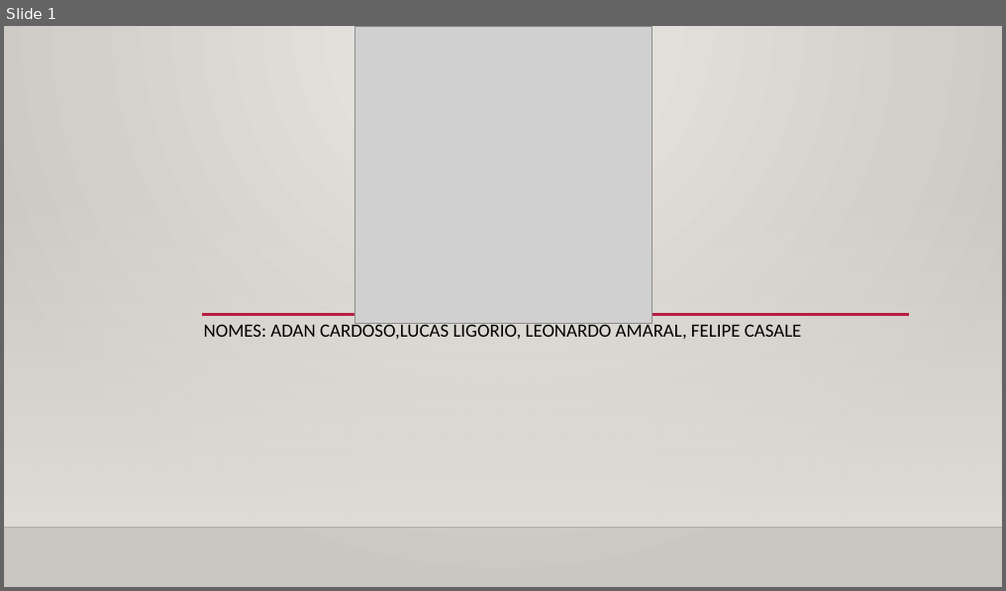
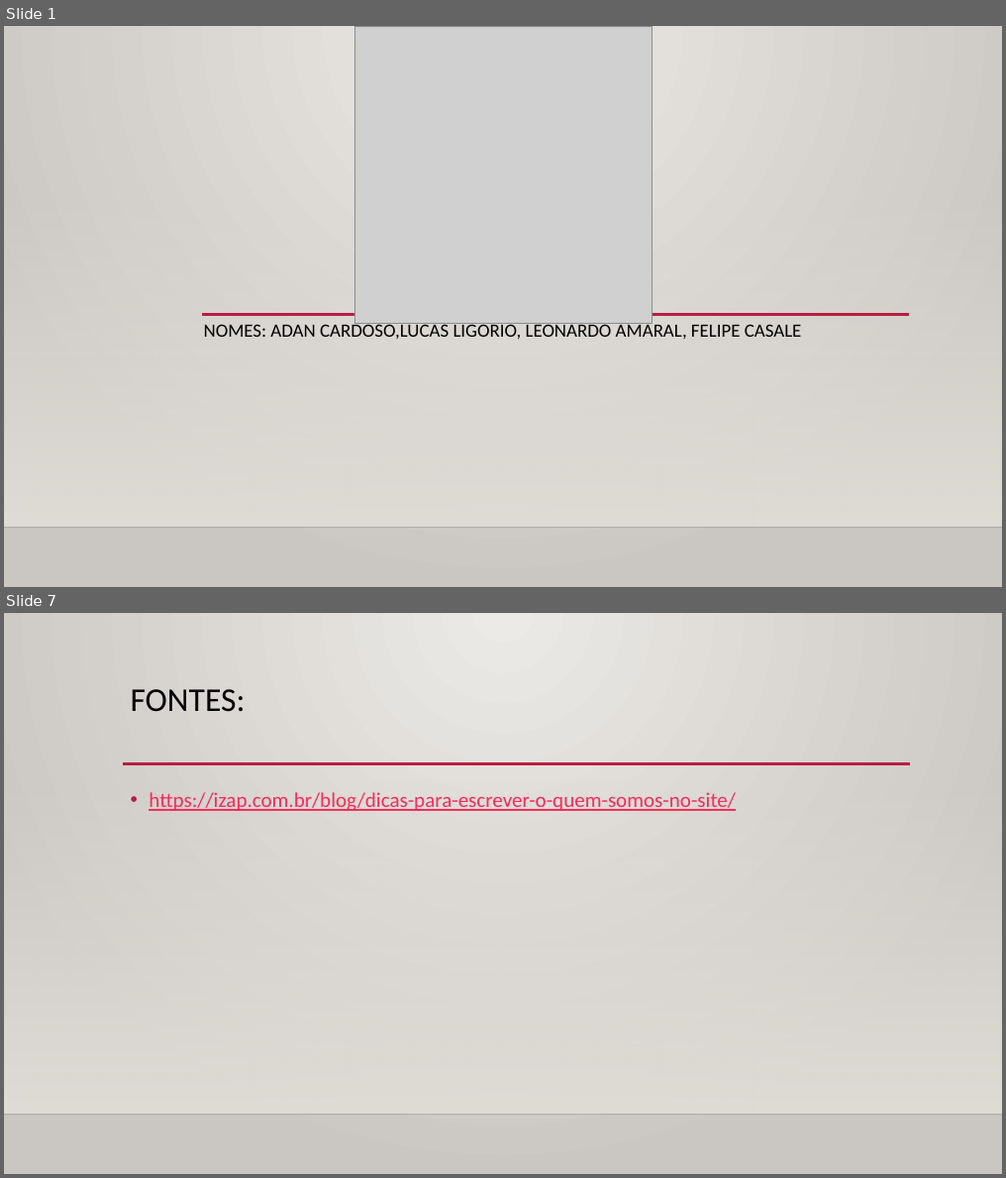
Before and after one commit to adancard/Artigo_Camping, a slide deck: trabalho.pptx. Shown one above the other, each under a label of ours: slide 1 before the commit, slides 1 and 7 after it; the slides between them are not shown. The pictures are 1006x591 and 1006x1178 pixels, drawn with LibreOffice and Linux fonts; fonts in the diff are those of the drawing; grey boxes stand for pictures; background and template pictures are left out. Boxes give left, top, right and bottom in pixels: in the first picture for what was removed or moved away, otherwise in the second. Text is boxed around its words. In the diff, an @@ line names an element or a change of style, - is before the commit and + after.

```diff
--- a/trabalho.pptx
+++ b/trabalho.pptx
@@ slide 7 added at [4, 613, 1002, 1174], background gradient #ECEAE7 to #CAC7C1; not listed: 2 template elements that a slide beside it also shows @@
@@ title added at [131, 689, 246, 712], 32 pt, text #000000 @@
+FONTES:
@@ line added from (123, 764) to (910, 764), #B71E42 2.5 pt @@
@@ text added at [149, 792, 735, 811], 20 pt, text #FA2B5C, underline @@
+• https://izap.com.br/blog/dicas-para-escrever-o-quem-somos-no-site/
```
